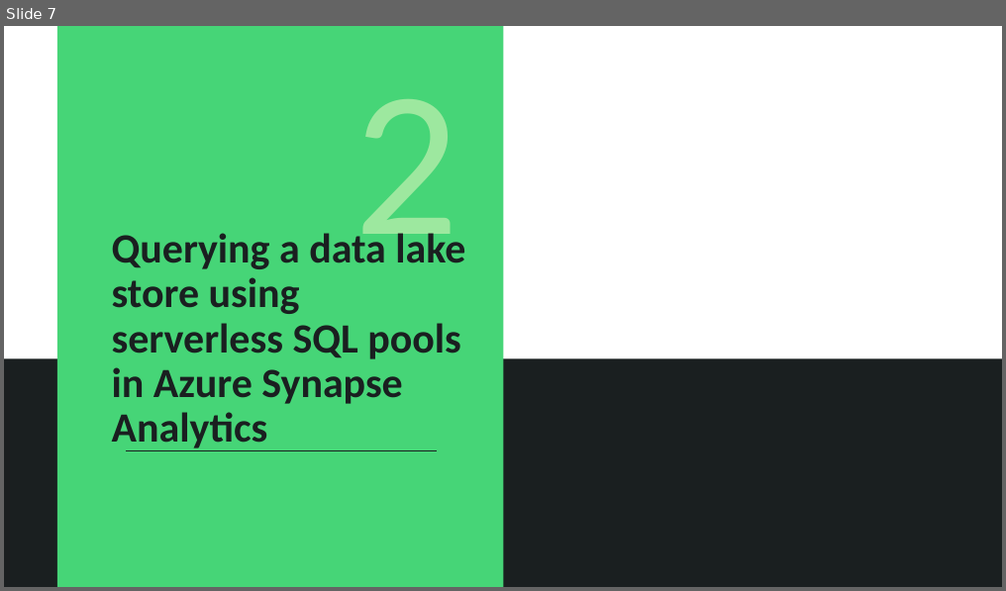
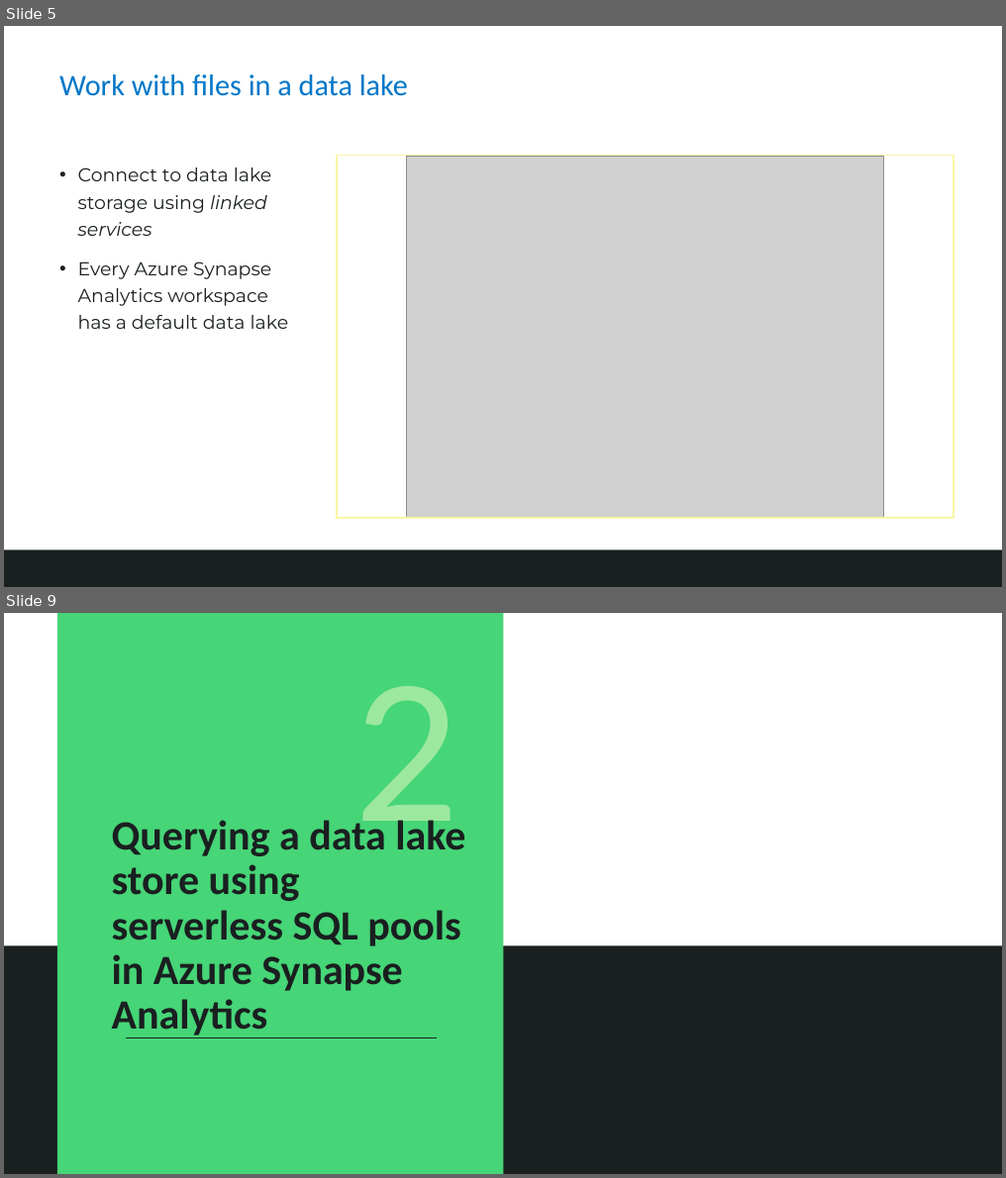
Before and after one commit to solliancenet/azure-data-engineering-conference-workshop-students, a slide deck: 03-Run Interactive queries using Azure Synapse Serverless.pptx. Shown one above the other, each under a label of ours: slide 7 before the commit, slides 5 and 9 after it; the slides between them are not shown. The pictures are 1006x591 and 1006x1178 pixels, drawn with LibreOffice and Linux fonts; fonts in the diff are those of the drawing; grey boxes stand for pictures; background and template pictures are left out. Boxes give left, top, right and bottom in pixels: in the first picture for what was removed or moved away, otherwise in the second. Text is boxed around its words. In the diff, an @@ line names an element or a change of style, - is before the commit and + after.

```diff
--- a/03-Run Interactive queries using Azure Synapse Serverless.pptx
+++ b/03-Run Interactive queries using Azure Synapse Serverless.pptx
@@ slide 5 added at (4,26,1002,587), background #FFFFFF @@
@@ title added at (59,75,408,96), 28.8 pt, text #0077C8 @@
+Work with files in a data lake
@@ text added at (78,168,289,329), 18 pt, text #1A1F20 @@
+• Connect to data lake storage using linked services
+• Every Azure Synapse Analytics workspace has a default data lake
@@ rectangle added at (337,156,953,519), outline #FCF6A7 1.5 pt @@
@@ picture added at (407,156,884,517) @@
@@ rectangle added at (4,551,1002,587), fill #1A1F20 @@
@@ rectangle added at (4,551,1002,587), fill #1A1F20 at 75% opacity @@
@@ what was slide 7 is now slide 9 @@
```
Also in this commit, not shown: 5 slides changed, 10 other slides added, 5 other files.
